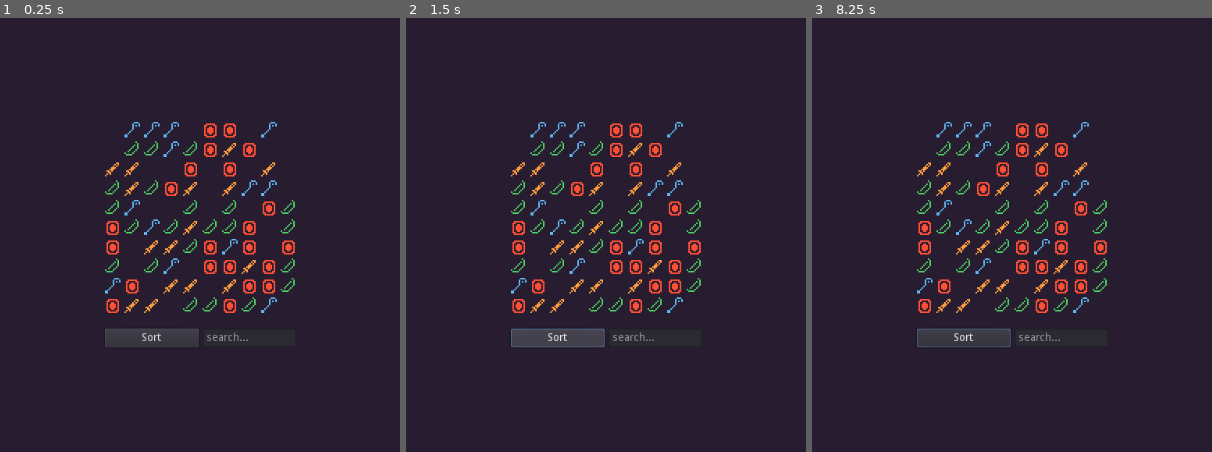
Above: before the commit, frames 1-3 (left to right).
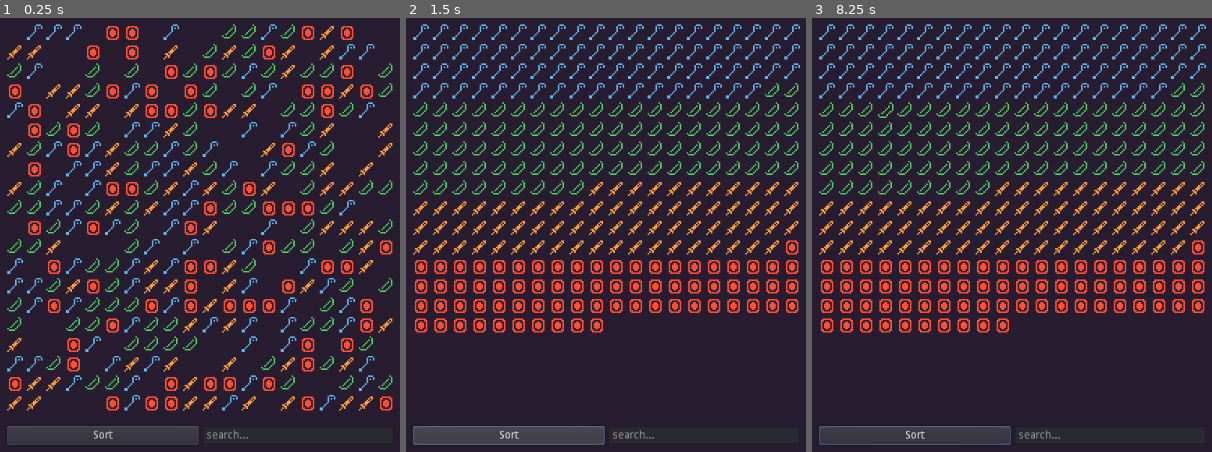
Above: after the commit, the same moments.

Repository: AGPritchard/inventory
Game: Godot game, scene res://src/inventory/inventory.tscn
Same seed, same stepped clock (60 frames per second), same inputs: the game is played once before the commit and once after it. The project has no main scene, so this scene is started directly.
Inputs (mouse positions are in pixels of both pictures, inside the frame that each line leads up to):
- Up to frame 1 (0.25 s): no input
- Up to frame 2 (1.5 s): click "Sort" at 0.5 s; click "Sort" at 1.25 s
- Up to frame 3 (8.25 s): click "Sort" at 2 s; tap Enter at 2.75, 4.25, 5.75 s; move the mouse to (1188, 213) at 2.77 s; click (1188, 213) at 2.92 s; tap Space at 3.5, 5, 6.5 s; move the mouse to (852, 256) at 3.52 s; click (852, 256) at 3.67 s; move the mouse to (1092, 130) at 4.27 s; click (1092, 130) at 4.42 s; move the mouse to (972, 330) at 5.02 s; click (972, 330) at 5.17 s; move the mouse to (outside the picture) at 5.77 s; click (outside the picture) at 5.92 s; move the mouse to (outside the picture) at 6.52 s; click (outside the picture) at 6.67 s; move the mouse to (1052, 235) at 7.27 s; click (1052, 235) at 7.42 s; move the mouse to (892, 117) at 8.02 s; click (892, 117) at 8.17 s

The runs differ from the first frame. In frame 1, 19% of the frame differs, in the area x 1-99%, y 1-99%; in frame 2, 19%; in frame 3, 18%.

Commit message:
Add sorting

Diff:
--- a/src/inventory/inventory.gd
+++ b/src/inventory/inventory.gd
@@ -89,7 +89,34 @@
 	item_slot.rect_scale = Vector2(1, 1)
 
 func _on_SortButton_pressed() -> void:
-	pass
+	# sort inventory
+	for i in range(1, inventory.size(), 1):
+		var item = inventory[i]
+		var j = i - 1
+		while j >= 0 and item < inventory[j]:
+			inventory[j + 1] = inventory[j]
+			j -= 1
+		inventory[j + 1] = item
+
+	# update ui
+	for i in inventory.size():
+		var item_slot: TextureRect = $VBoxContainer/GridContainer.get_child(i)
+		match inventory[i]:
+			ITEM_TYPES.STAFF:
+				item_slot.texture = blue_staff_texture
+				item_slot.hint_tooltip = "Blue Staff"
+			ITEM_TYPES.BOW:
+				item_slot.texture = green_bow_texture
+				item_slot.hint_tooltip = "Green Bow"
+			ITEM_TYPES.SWORD:
+				item_slot.texture = orange_sword_texture
+				item_slot.hint_tooltip = "Orange Sword"
+			ITEM_TYPES.SHIELD:
+				item_slot.texture = red_shield_texture
+				item_slot.hint_tooltip = "Red Shield"
+			ITEM_TYPES.NONE:
+				item_slot.texture = null
+				item_slot.hint_tooltip = ""
 
 func _on_SearchBar_text_entered(new_text: String) -> void:
 	pass
--- a/src/inventory/inventory.tscn
+++ b/src/inventory/inventory.tscn
@@ -15,8 +15,8 @@
 __meta__ = {
 "_edit_use_anchors_": false
 }
-slot_count = 100
-columns = 10
+slot_count = 400
+columns = 20
 
 [node name="VBoxContainer" type="VBoxContainer" parent="."]
 anchor_left = 0.5
